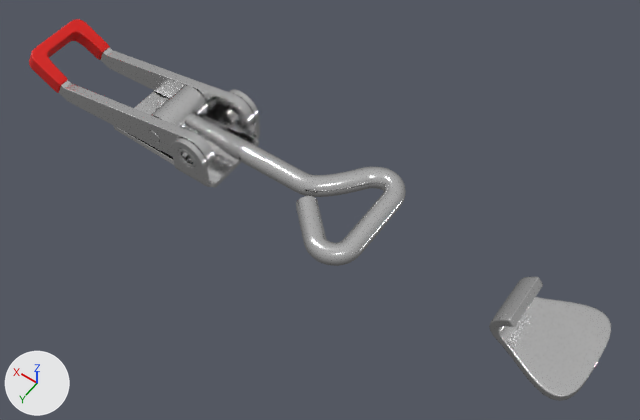
Two versions of the Blender file LatchClamp.blend, one commit apart.
The view is the same before and after, from a camera (50 mm lens) standing at (-0.1991, 0.1648, 0.2605) and looking at (-0.0823, 0.0013, 0.0035). The axes (+X, +Y, +Z) are drawn at lower left. The lights are the same throughout.

Names of what the first picture shows: 'Bolt', 'Hook', 'Lever', 'LeverRubber', 'Mounting base', 'ScrewBearing'.
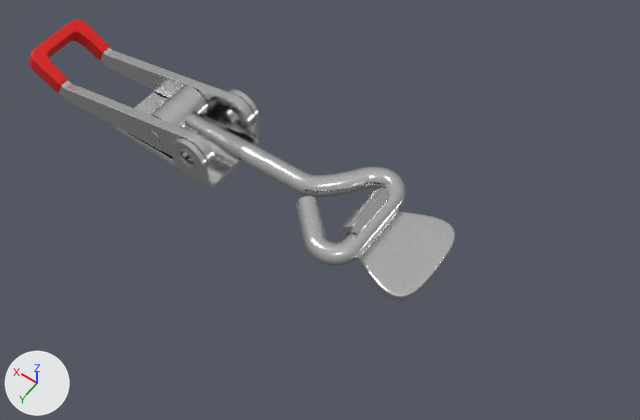
Where the change shows, as pixel boxes (x1, y1, x2, y2) in the pictures (640 x 420 px):
'Hook', moved: before (489, 277, 611, 401); after (339, 188, 455, 301)

What the commit changed:
me_circle has 52 vertices, 41 faces and spans x -0.0249..0.0089, y -0.0204..0.0, z -0.0131..0.0022.
me_circle is used by ob_hook; location (-0.1656, 0.0, 0.0137); scale (1.05, 1.05, 1.05).
me_circle part 1: the whole mesh is moved by (0.0177, 0.0, 0.0096).
Object 'Hook' (ob_hook) moves from (-0.1656, 0.0, 0.0137) to (-0.1238, 0.0, 0.0071).
